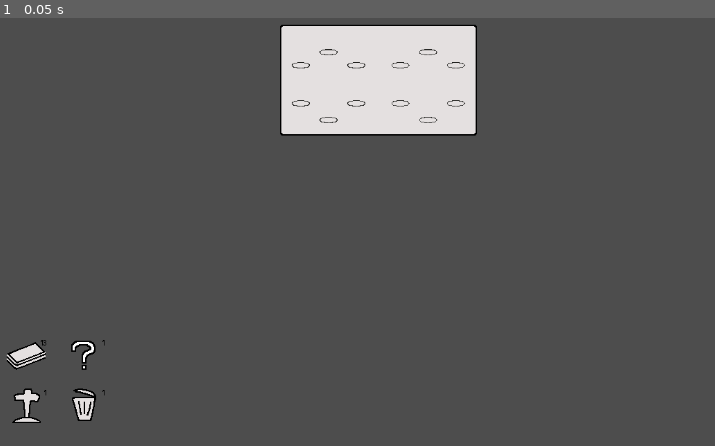
Above: before the commit, frame 1.
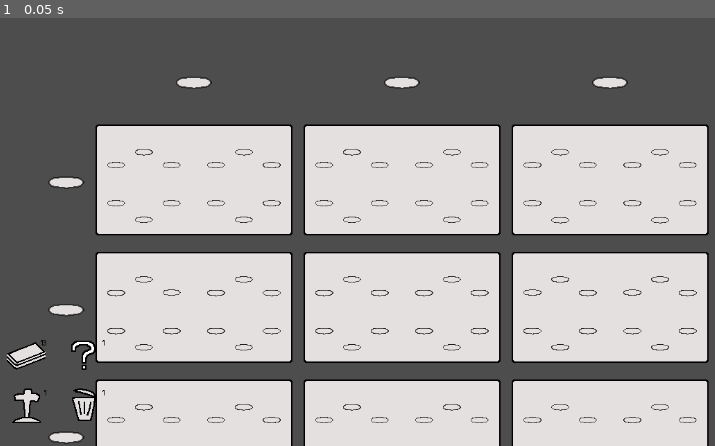
Above: after the commit, the same moment.

Repository: TinglePan/BalanceChess
Game: Godot game, scene res://scenes/main.tscn
Same seed, same stepped clock (60 frames per second), same inputs: the game is played once before the commit and once after it.
Inputs:
- Up to frame 1 (0.05 s): no input

The runs differ from the first frame. In frame 1, 62% of the frame differs, in the area x 6-100%, y 1-100%.

Commit message:
Added bonus slots into field.

Diff:
--- a/scenes/bonus_cell.tscn
+++ b/scenes/bonus_slot.tscn
@@ -1,15 +1,15 @@
 [gd_scene format=3 uid="uid://b1igf43xdvbjk"]
 
-[ext_resource type="Texture2D" uid="uid://dtl3xj8uddc6b" path="res://assets/sprites/card_slot.png" id="1_wuv0r"]
+[ext_resource type="Texture2D" uid="uid://dtl3xj8uddc6b" path="res://assets/sprites/card_slot.png" id="1_fy00k"]
 
 [sub_resource type="RectangleShape2D" id="RectangleShape2D_7a6oe"]
 size = Vector2(52, 80)
 
-[node name="BonusCell" type="Node2D" unique_id=1255802802]
+[node name="BonusSlot" type="Node2D" unique_id=1255802802]
 
 [node name="Sprite2D" type="Sprite2D" parent="." unique_id=816959123]
 texture_filter = 1
-texture = ExtResource("1_wuv0r")
+texture = ExtResource("1_fy00k")
 
 [node name="Area2D" type="Area2D" parent="." unique_id=1127755049]
 
--- a/scenes/room.tscn
+++ b/scenes/room.tscn
@@ -31,17 +31,14 @@
 patch_margin_bottom = 4
 
 [node name="PlayerLane" parent="." unique_id=826776391 instance=ExtResource("3_jxe34")]
+z_index = 1
 position = Vector2(-72, 0)
 
 [node name="EnemyLane" parent="." unique_id=55940230 instance=ExtResource("3_jxe34")]
+z_index = 1
 position = Vector2(72, 0)
 
 [node name="Area2D" type="Area2D" parent="." unique_id=2088746820]
-visible = false
-collision_layer = 0
-collision_mask = 0
-monitoring = false
-monitorable = false
 
 [node name="CollisionShape2D" type="CollisionShape2D" parent="Area2D" unique_id=1368401925]
 position = Vector2(0, -4)
--- a/scripts/field.gd
+++ b/scripts/field.gd
@@ -3,69 +3,164 @@
 
 
 @export var room_scene := preload("res://scenes/room.tscn") as PackedScene
-@export var bonus_cell_scene := preload("res://scenes/bonus_cell.tscn") as PackedScene
+@export var bonus_slot_scene := preload("res://scenes/bonus_slot.tscn") as PackedScene
 
 
-var row_count: int
-var column_count: int
-var rooms: Array
-var bonus_cells: Array
+var row_count: int = 0
+var column_count: int = 0
+var rooms: Array[Node2D] = []
+var bonus_slots: Array[Node2D] = []
+var engaging_rooms: Array[Room] = []
 @export var horizontal_spacing_px: float = 16
 @export var vertical_spacing_px: float = 24
 
 
+func get_boundary() -> Rect2:
+	var merged := Rect2(global_position, Vector2.ZERO)
+	var has_bounds := false
 
-func get_boundary() -> Rect2:
-	if row_count <= 0 or column_count <= 0 or rooms.is_empty():
+	for room_node in rooms:
+		var room := room_node as Node2D
+		var room_bounds := _get_node_bounds(room)
+		if has_bounds:
+			merged = merged.merge(room_bounds)
+		else:
+			merged = room_bounds
+			has_bounds = true
+
+	for bonus_node in bonus_slots:
+		var bonus := bonus_node as Node2D
+		var bonus_bounds := _get_node_bounds(bonus)
+		if has_bounds:
+			merged = merged.merge(bonus_bounds)
+		else:
+			merged = bonus_bounds
+			has_bounds = true
+
+	if not has_bounds:
 		return Rect2(global_position, Vector2.ZERO)
 
-	var min_x: float = INF
-	var min_y: float = INF
-	var max_x: float = -INF
-	var max_y: float = -INF
-
-	for room_node in rooms:
-		var room := room_node as Room
-		var half_room := room.get_size() * 0.5
-		var room_center := room.global_position
-		min_x = min(min_x, room_center.x - half_room.x)
-		max_x = max(max_x, room_center.x + half_room.x)
-		min_y = min(min_y, room_center.y - half_room.y)
-		max_y = max(max_y, room_center.y + half_room.y)
-
-	return Rect2(Vector2(min_x, min_y), Vector2(max_x - min_x, max_y - min_y))
+	return merged
 
 
 # update the number of the row_count and column_count. Also maintains the rooms array at the same time. The rooms array …(499 unchanged characters)…
 func set_grid_dimensions(_row_count: int, _column_count: int) -> void:
-	row_count = _row_count
-	column_count = _column_count
-	var new_size := row_count * column_count
-	if rooms.size() < new_size:
-		for i in range(rooms.size(), new_size):
-			var new_room := room_scene.instantiate() as Node2D
-			add_child(new_room)
-			rooms.append(new_room)
-	elif rooms.size() > new_size:
-		for i in range(rooms.size() - 1, new_size - 1, -1):
-			remove_child(rooms[i])
-			rooms[i].queue_free()
-			rooms.remove_at(i)
-	adjust_room_positions()
+	row_count = max(_row_count, 0)
+	column_count = max(_column_count, 0)
+	_sync_room_count()
+	_sync_bonus_slot_count()
+	_adjust_room_positions()
 
 
-# adjust the position of the rooms. The rooms are layout in a grid manner. The first row is at the top center of the room. The elements of the first row is also centered. The top position is indicated with a child node named "TopAnchor", which can be accessed by $TopAnchor. The columns and the rows should have a configurable gapping which is an exported variable in Field class. The size of a room can be accessed by calling get_size() on the first room.
-func adjust_room_positions() -> void:
+# Adjust rooms plus bonus headers. Row bonus cells are placed to the left of each row,
+# and column bonus cells are placed above each column, both aligned to room centers.
+func _adjust_room_positions() -> void:
 	var room_count := rooms.size()
-	if room_count == 0:
+	if room_count == 0 or row_count <= 0 or column_count <= 0:
 		return
+
 	var room_template := rooms[0] as Room
 	var room_size := room_template.get_size()
+	var bonus_size := _get_bonus_slot_size()
+
+	var room_step_x: float = room_size.x + horizontal_spacing_px
+	var room_step_y: float = room_size.y + vertical_spacing_px
+	var room_grid_width: float = float(column_count) * room_size.x + float(max(column_count - 1, 0)) * horizontal_spacing_px
+	var layout_width: float = bonus_size.x + horizontal_spacing_px + room_grid_width
+	var layout_left: float = $TopAnchor.global_position.x - layout_width * 0.5
+	var row_bonus_x: float = layout_left + bonus_size.x * 0.5
+	var first_room_x: float = layout_left + bonus_size.x + horizontal_spacing_px + room_size.x * 0.5
+
+	var column_bonus_y: float = $TopAnchor.global_position.y
+	var first_room_y: float = column_bonus_y + bonus_size.y * 0.5 + vertical_spacing_px + room_size.y * 0.5
+
 	for row in range(row_count):
 		for column in range(column_count):
 			var index := row * column_count + column
 			if index < rooms.size():
 				var room := rooms[index] as Room
-				var x := $TopAnchor.global_position.x + (column - (column_count - 1) * 0.5) * (room_size.x + horizontal_spacing_px) as float
-				var y := $TopAnchor.global_position.y + row * (room_size.y + vertical_spacing_px) as float
+				var x: float = first_room_x + float(column) * room_step_x
+				var y: float = first_room_y + float(row) * room_step_y
 				room.global_position = Vector2(x, y)
+
+	for row in range(row_count):
+		if row < bonus_slots.size():
+			var row_bonus := bonus_slots[row]
+			var y: float = first_room_y + float(row) * room_step_y
+			row_bonus.global_position = Vector2(row_bonus_x, y)
+
+	for column in range(column_count):
+		var index := row_count + column
+		if index < bonus_slots.size():
+			var column_bonus := bonus_slots[index]
+			var x: float = first_room_x + float(column) * room_step_x
+			column_bonus.global_position = Vector2(x, column_bonus_y)
+
+
+func _sync_room_count() -> void:
+	var target_size := row_count * column_count
+	if rooms.size() < target_size:
+		for i in range(rooms.size(), target_size):
+			var new_room := room_scene.instantiate() as Node2D
+			add_child(new_room)
+			rooms.append(new_room)
+	elif rooms.size() > target_size:
+		for i in range(rooms.size() - 1, target_size - 1, -1):
+			var room := rooms[i]
+			if room.get_parent() == self:
+				remove_child(room)
+			room.queue_free()
+			rooms.remove_at(i)
+
+
+func _sync_bonus_slot_count() -> void:
+	var target_size := row_count + column_count
+	if bonus_slots.size() < target_size:
+		for i in range(bonus_slots.size(), target_size):
+			var new_bonus := bonus_slot_scene.instantiate() as Node2D
+			add_child(new_bonus)
+			bonus_slots.append(new_bonus)
+	elif bonus_slots.size() > target_size:
+		for i in range(bonus_slots.size() - 1, target_size - 1, -1):
+			var bonus := bonus_slots[i]
+			if bonus.get_parent() == self:
+				remove_child(bonus)
+			bonus.queue_free()
+			bonus_slots.remove_at(i)
+
+
+func _get_bonus_slot_size() -> Vector2:
+	if bonus_slots.is_empty():
+		return Vector2.ZERO
+	return _get_collision_shape_size(bonus_slots[0])
+
+
+func _get_node_bounds(node: Node2D) -> Rect2:
+	var size := _get_collision_shape_size(node)
+	if size == Vector2.ZERO:
+		return Rect2(node.global_position, Vector2.ZERO)
+
+	var center := node.global_position
+	var area := node.get_node_or_null("Area2D") as Area2D
+	if area != null:
+		var collision_shape := area.get_node_or_null("CollisionShape2D") as CollisionShape2D
+		if collision_shape != null:
+			center = collision_shape.global_position
+
+	return Rect2(center - size * 0.5, size)
+
+
+func _get_collision_shape_size(node: Node2D) -> Vector2:
+	var area := node.get_node_or_null("Area2D") as Area2D
+	if area == null:
+		return Vector2.ZERO
+
+	var collision_shape := area.get_node_or_null("CollisionShape2D") as CollisionShape2D
+	if collision_shape == null:
+		return Vector2.ZERO
+
+	var rect_shape := collision_shape.shape as RectangleShape2D
+	if rect_shape == null:
+		return Vector2.ZERO
+
+	return rect_shape.size * collision_shape.global_scale.abs()
--- a/scripts/input_manager.gd
+++ b/scripts/input_manager.gd
@@ -16,6 +16,8 @@
 var _is_dragging := false
 var _drag_button := MouseButton.MOUSE_BUTTON_NONE
 var ui_canvas_instance_id: int
+
+
 
 
 func _input(event: InputEvent) -> void:
--- a/scripts/tests/test_main.gd
+++ b/scripts/tests/test_main.gd
@@ -17,7 +17,7 @@
 func _process(delta: float) -> void:
 	if not has_started:
 		has_started = true
-		$Field.set_grid_dimensions(1, 1)
+		$Field.set_grid_dimensions(3, 3)
 		main_deck.add_card_data(CardDb.CARDS["defect"])
 		main_deck.add_card_data(CardDb.CARDS["mob_slime"])
 		main_deck.add_card_data(CardDb.CARDS["mob_slime"])
